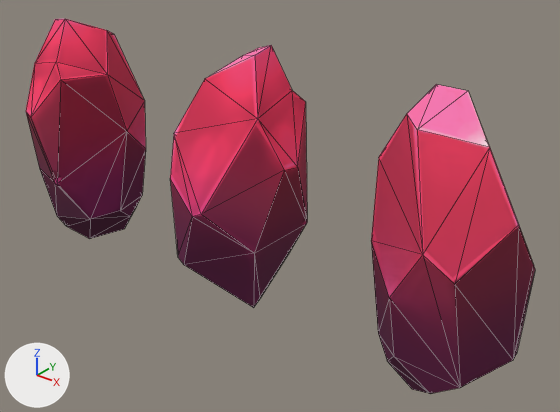
Before and after pictures for a commit that changed the glTF model packages/client/public/models/resources.glb.
Camera for both pictures: a camera (50 mm lens) standing at (5.88, -6.27, 5.3) and looking at (0.66, 0.25, 1.26). Lighting does not change. The marker at lower left points along +X, +Y and +Z. Mesh edges are drawn as thin lines. Where no turn or scale is listed for an object, it has been applied to the vertices. Vertices at the same position are counted once.

Script lines for the objects in view, before the commit:
```python
me_crystal_cube_001 = bpy.data.meshes.new('Crystal_Cube.001')
me_crystal_cube_001.from_pydata(...)  # 34 vertices, 64 faces; spans x -0.54..1.07, y -0.83..0.78, z -0.05..3.17
me_crystal_cube_001.materials.append(mat_mat_crystal)  # picture img_tex_crystal
me_cube_001_cube_002 = bpy.data.meshes.new('Cube.001_Cube.002')
me_cube_001_cube_002.from_pydata(...)  # 34 vertices, 64 faces; spans x -3.33..-1.72, y -0.8..0.78, z -0.05..3.17
me_cube_001_cube_002.materials.append(mat_mat_crystal)  # picture img_tex_crystal
me_cube_002_cube_003 = bpy.data.meshes.new('Cube.002_Cube.003')
me_cube_002_cube_003.from_pydata(...)  # 34 vertices, 64 faces; spans x 2.27..3.85, y -0.78..0.76, z -0.05..3.17
me_cube_002_cube_003.materials.append(mat_mat_crystal)  # picture img_tex_crystal
ob_crystal000 = bpy.data.objects.new('Crystal000', me_crystal_cube_001)
ob_crystal000.location = (0.0, 0.0, 0.0)
ob_crystal001 = bpy.data.objects.new('Crystal001', me_cube_001_cube_002)
ob_crystal001.location = (0.0, 0.0, 0.0)
ob_crystal002 = bpy.data.objects.new('Crystal002', me_cube_002_cube_003)
ob_crystal002.location = (0.0, 0.0, 0.0)
```
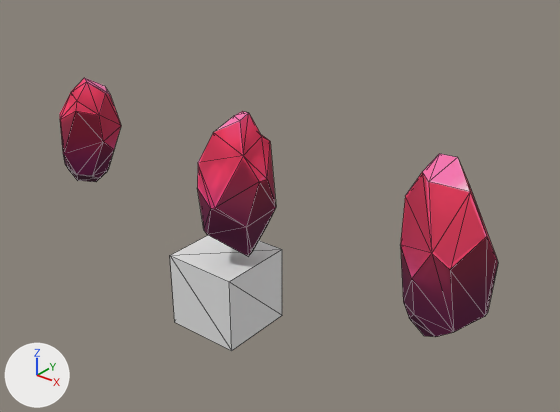
Where the newer file only moved an object's origin or applied its transform, the numbers keep the older frame.

Where the change shows, as pixel boxes [x1, y1, x2, y2] in the pictures (560 x 412 px):
'Crystal002', mesh rescaled (41% narrower, 41% shorter)
    before: [371, 84, 535, 394]
    after: [401, 154, 498, 337]
'Crystal000', mesh turned
    before: [170, 45, 307, 308]
    after: [197, 111, 276, 257]
'Crystal001', reshaped (49% narrower, 52% shorter)
    before: [26, 19, 146, 239]
    after: [60, 78, 121, 182]
'Cube', added
    after: [170, 235, 282, 351]

Patch to the scene script:
```diff
--- a/packages/client/public/models/resources.glb.py
+++ b/packages/client/public/models/resources.glb.py
@@ me_crystal_cube_001 @@
 me_crystal_cube_001.from_pydata(...)  # 34 vertices, 64 faces; spans x -0.54..1.07, y -0.83..0.78, z -0.05..3.17
 # used by ob_crystal000; location = (0.0, 0.0, 0.0)
+# me_crystal_cube_001 part 1: the whole mesh is turned 5 degrees about the x axis through its middle and scaled by 0.563, then moved by (0.0, -0.06, -0.04)
 me_crystal_cube_001.materials.append(mat_mat_crystal)
@@ me_cube_001_cube_002 @@
 me_cube_001_cube_002.from_pydata(...)  # 34 vertices, 64 faces; spans x -3.33..-1.72, y -0.8..0.78, z -0.05..3.17
 # used by ob_crystal001; location = (0.0, 0.0, 0.0)
+# me_cube_001_cube_002 part 2: the whole mesh is multiplied about its middle by the matrix ((0.481, 0.135, 0.155), (-0.142, 0.503, 0.0), (-0.149, -0.042, 0.499)), then moved by (0.05, -0.01, 0.01)
 me_cube_001_cube_002.materials.append(mat_mat_crystal)
@@ me_cube_002_cube_003 @@
 me_cube_002_cube_003.from_pydata(...)  # 34 vertices, 64 faces; spans x 2.27..3.85, y -0.78..0.76, z -0.05..3.17
 # used by ob_crystal002; location = (0.0, 0.0, 0.0)
+# me_cube_002_cube_003 part 3: the whole mesh is scaled about its middle by 0.599, then moved by (-0.04, -0.01, 0.0)
 me_cube_002_cube_003.materials.append(mat_mat_crystal)
@@ me_cube @@
+me_cube.from_pydata(...)  # a box spanning x -0.5..0.5, y -0.5..0.5, z -0.5..0.5
@@ ob_cube @@
+ob_cube = bpy.data.objects.new('Cube', me_cube)
+ob_cube.location = (0.0, 0.0, 0.0)
```
